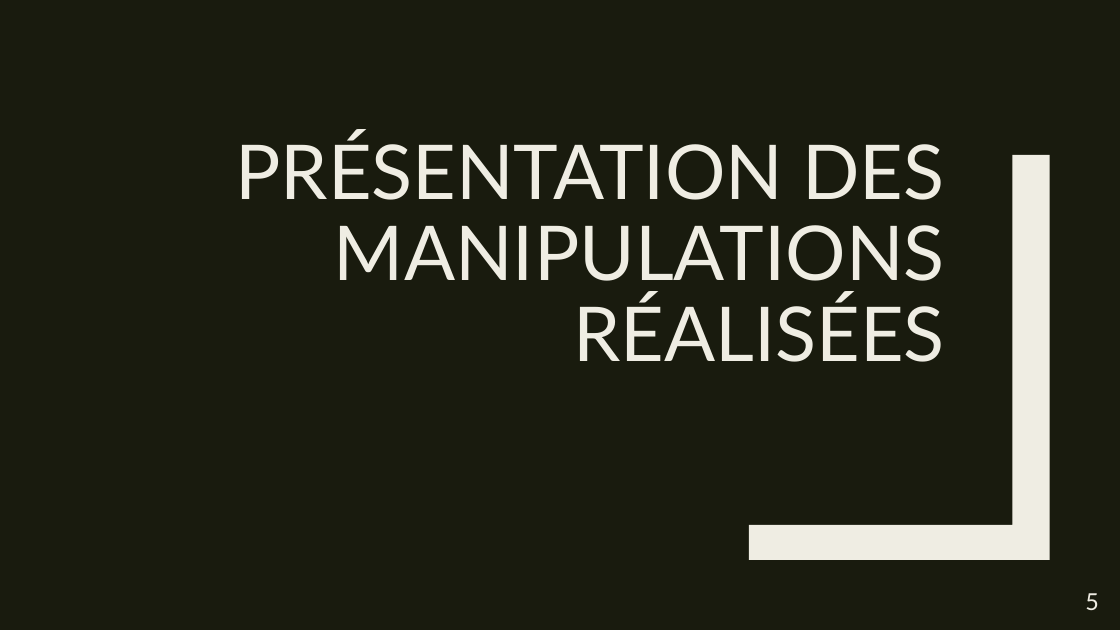
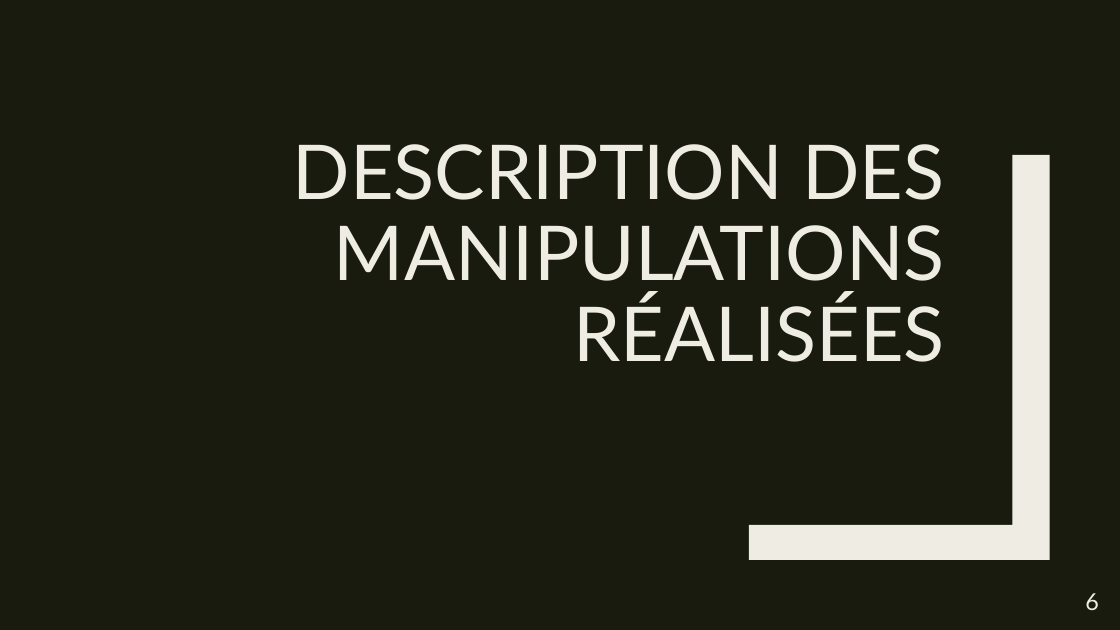
Before and after one commit to CyberJulien/Agreg_Meca, a slide deck: slide 6 of fichiers/presentation/PresSpe.pptx (slide 5 before the commit). Drawn at 1120x630 pixels with LibreOffice and Linux fonts; fonts in the diff are those of the drawing. Boxes give left, top, right and bottom in pixels: in the first picture for what was removed or moved away, otherwise in the second. Text is boxed around its words. In the diff, an @@ line names an element or a change of style, - is before the commit and + after.

```diff
--- a/fichiers/presentation/PresSpe.pptx
+++ b/fichiers/presentation/PresSpe.pptx
@@ title at (293, 144, 945, 362): text changed @@
-PRÉSENTATION DES MANIPULATIONS RÉALISÉES
+DESCRIPTION DES MANIPULATIONS RÉALISÉES
@@ page number at (1085, 593, 1099, 610): text changed @@
-5
+6
```
Also in this commit, not shown: 3 other slides changed, 3 slides added, 9 other files.
